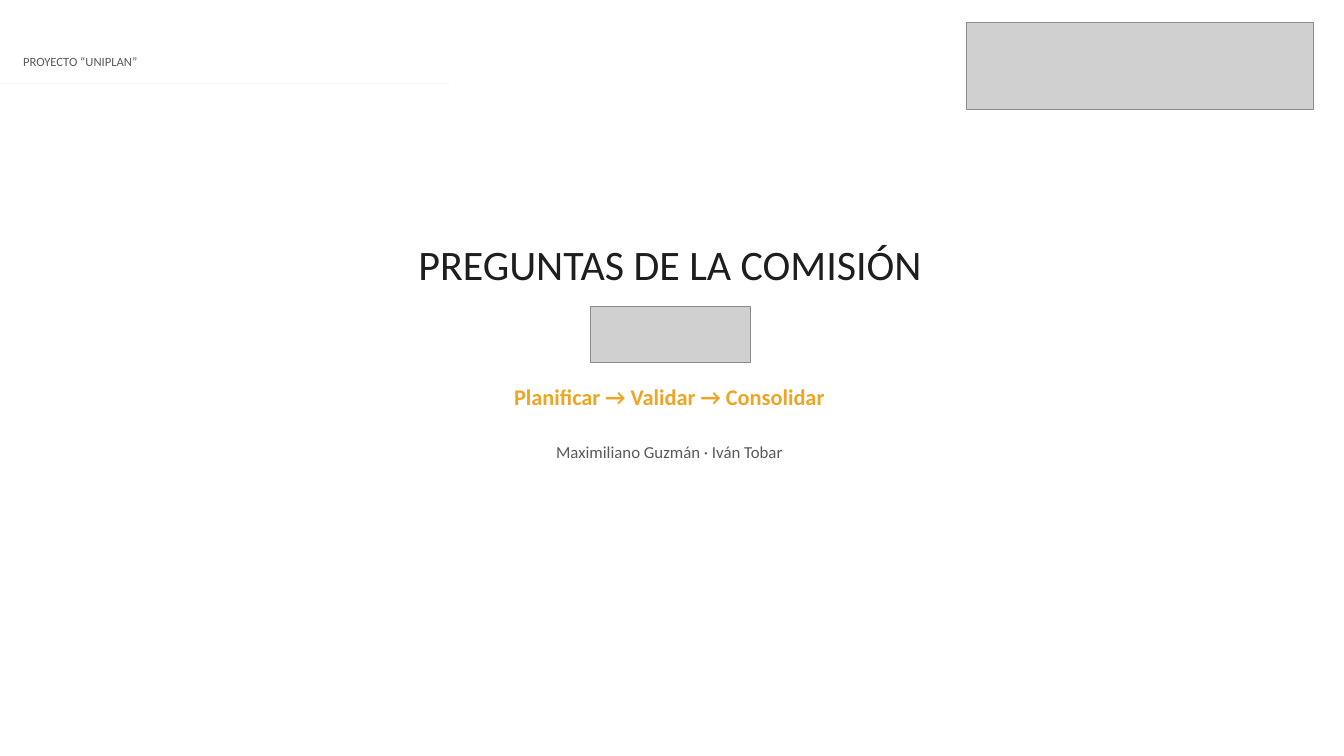
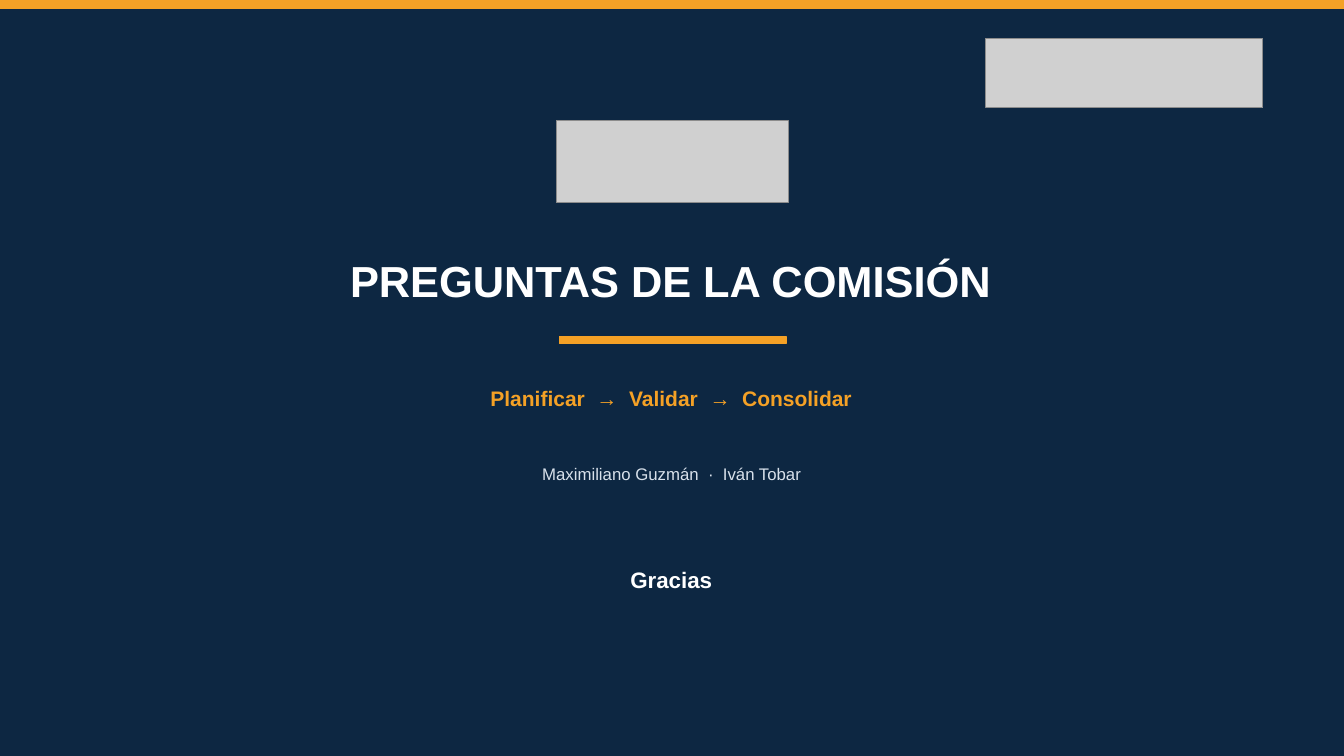
Before and after one commit to maxguzmanh/proyecto-apt-planificacion-horarios, a slide deck: slide 15 of 03_Fase_3/Evidencias Grupales/Presentacion_Final_UniPlan_Corregida.pptx. Drawn at 1344x756 pixels with LibreOffice and Linux fonts; fonts in the diff are those of the drawing; grey boxes stand for pictures. Boxes give left, top, right and bottom in pixels: in the first picture for what was removed or moved away, otherwise in the second. Text is boxed around its words. In the diff, an @@ line names an element or a change of style, - is before the commit and + after.

```diff
--- a/03_Fase_3/Evidencias Grupales/Presentacion_Final_UniPlan_Corregida.pptx
+++ b/03_Fase_3/Evidencias Grupales/Presentacion_Final_UniPlan_Corregida.pptx
@@ background #FFFFFF to #0D2742 @@
@@ rectangle added at (0, 0, 1344, 8), fill #F4A126, outline #F4A126 1 pt @@
@@ text removed at (23, 57, 137, 66) @@
-PROYECTO “UNIPLAN”
@@ picture: place and size @@
-picture at (967, 23, 1314, 110)
+picture at (986, 38, 1263, 108)
@@ line removed from (0, 84) to (451, 84) @@
@@ picture: place and size @@
-picture at (591, 307, 750, 363)
+picture at (557, 121, 788, 203)
@@ text "PREGUNTAS DE LA COMISIÓN": place and size @@
-text "PREGUNTAS DE LA COMISIÓN" at (418, 246, 922, 281)
+text "PREGUNTAS DE LA COMISIÓN" at (350, 262, 990, 298)
@@ text "PREGUNTAS DE LA COMISIÓN" at (350, 262, 990, 298): size 30 to 31 pt, font Calibri to Arial, text colour #1E1E1E to #FFFFFF, bold on @@
@@ rectangle added at (560, 337, 786, 344), fill #F4A126, outline #F4A126 1 pt @@
@@ text "Planificar → Validar → Consolidar": place and size @@
-text "Planificar → Validar → Consolidar" at (514, 389, 825, 405)
+text "Planificar → Validar → Consolidar" at (490, 390, 852, 407)
@@ text "Planificar → Validar → Consolidar" at (490, 390, 852, 407): size 16 to 15 pt, font Calibri to Arial, text colour #EDA526 to #F4A126; vertical alignment top to middle @@
@@ text "Maximiliano Guzmán · Iván Tobar": place and size @@
-text "Maximiliano Guzmán · Iván Tobar" at (556, 446, 782, 458)
+text "Maximiliano Guzmán · Iván Tobar" at (542, 467, 801, 480)
@@ text "Maximiliano Guzmán · Iván Tobar" at (542, 467, 801, 480): font Calibri to Arial, text colour #595959 to #D8E1EB; vertical alignment top to middle @@
@@ text added at (630, 571, 712, 589), 16 pt, text #FFFFFF, bold @@
+Gracias
```
Also in this commit, not shown: 13 other slides changed, 1 slide added, 1 slide removed.
